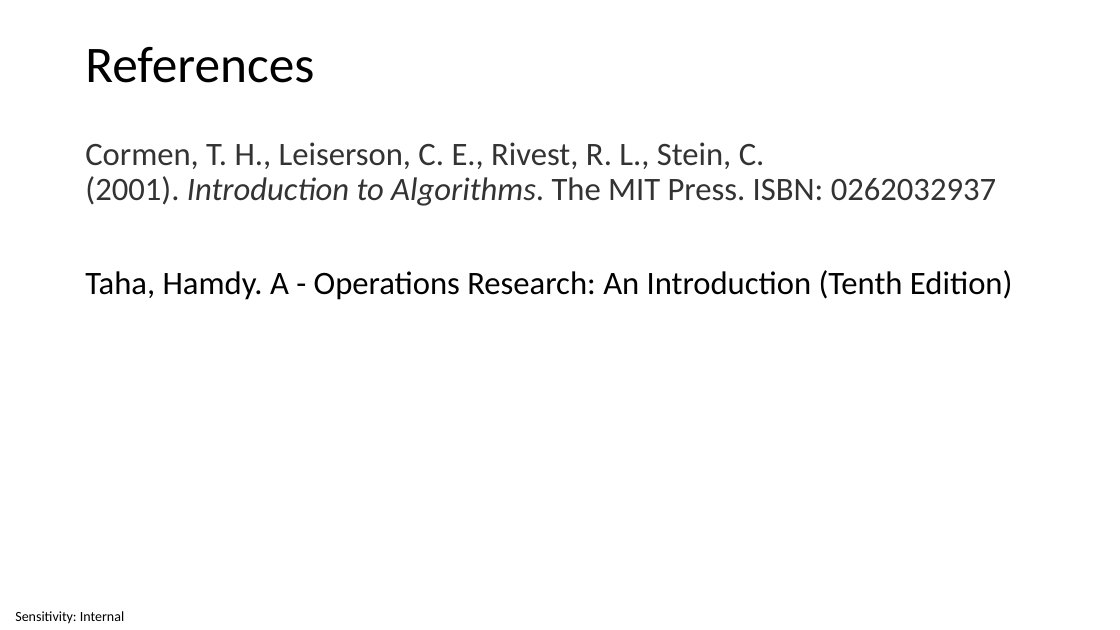
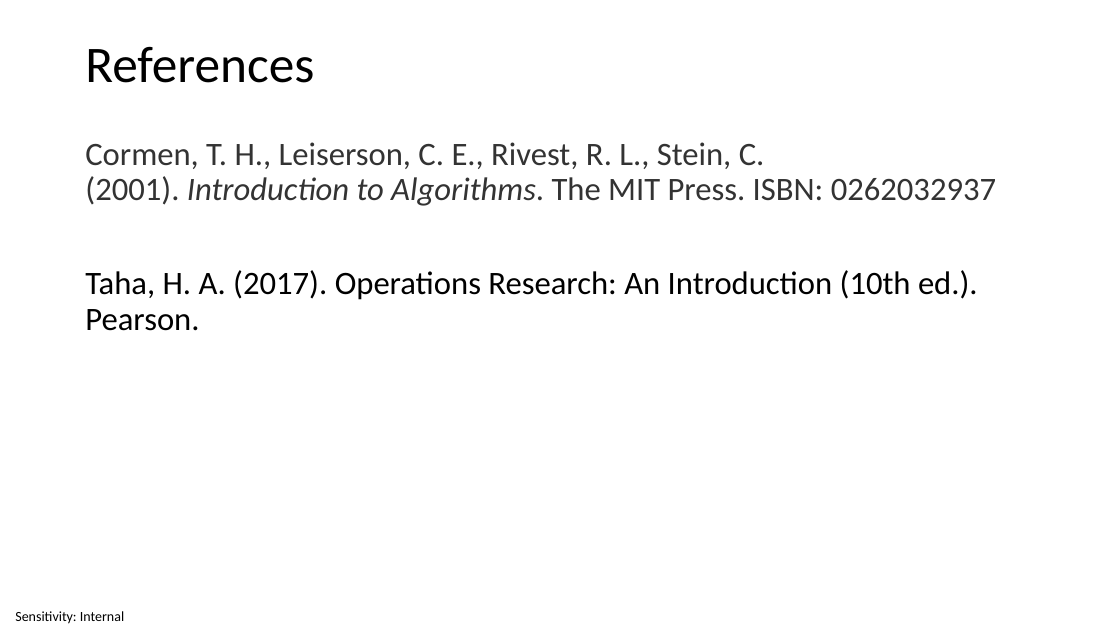
Before and after one commit to invariantum/operational_research, a slide deck: slide 70 of content/Lectures/Semester 1/Week 08 - Networks - Shortest Paths and MST/5 Source Files/Week 8 - Networks - Shortest Paths and MST.pptx. Drawn at 1120x630 pixels with LibreOffice and Linux fonts; fonts in the diff are those of the drawing. Boxes give left, top, right and bottom in pixels: in the first picture for what was removed or moved away, otherwise in the second. Text is boxed around its words. In the diff, an @@ line names an element or a change of style, - is before the commit and + after.

```diff
--- a/content/Lectures/Semester 1/Week 08 - Networks - Shortest Paths and MST/5 Source Files/Week 8 - Networks - Shortest Paths and MST.pptx
+++ b/content/Lectures/Semester 1/Week 08 - Networks - Shortest Paths and MST/5 Source Files/Week 8 - Networks - Shortest Paths and MST.pptx
@@ text at [85, 270, 978, 331]: text changed @@
-Taha, Hamdy. A - Operations Research: An Introduction (Tenth Edition)
+Taha, H. A. (2017). Operations Research: An Introduction (10th ed.). Pearson.
```
Also in this commit, not shown: 23 other slides changed, 9 other files.
